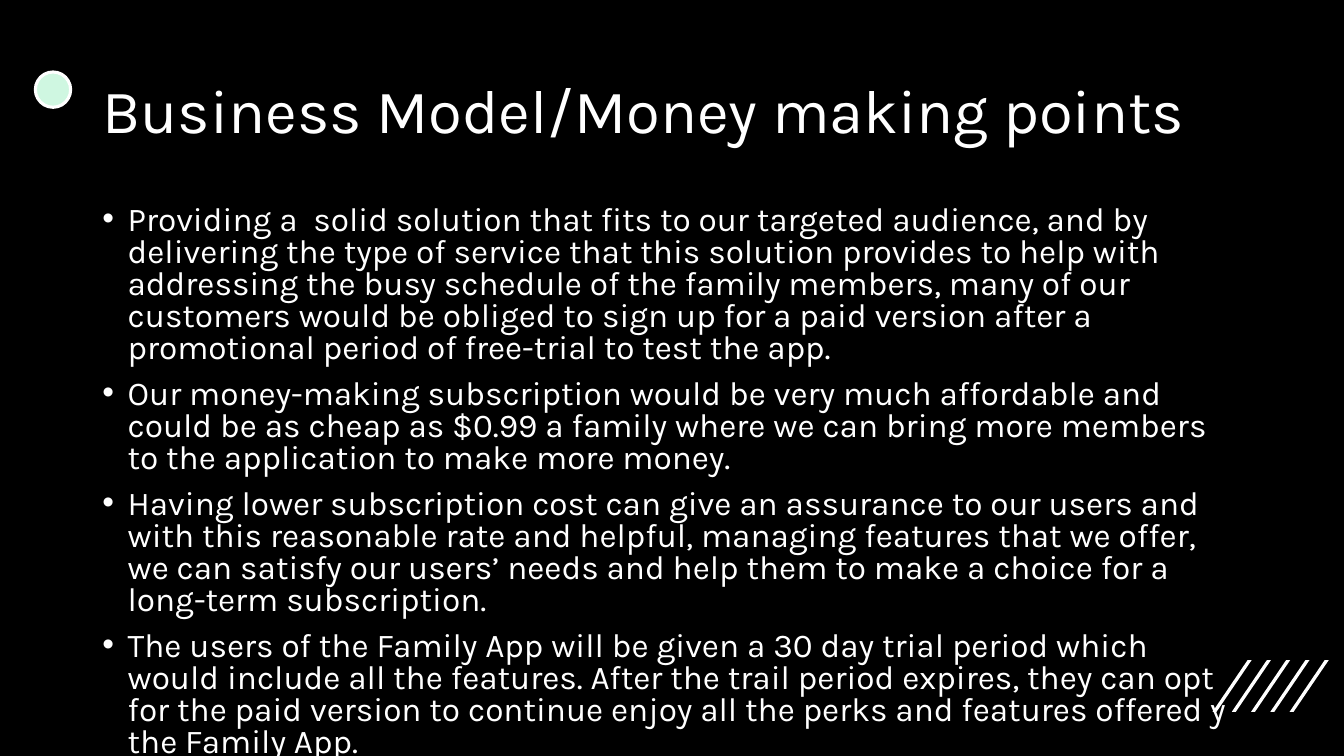
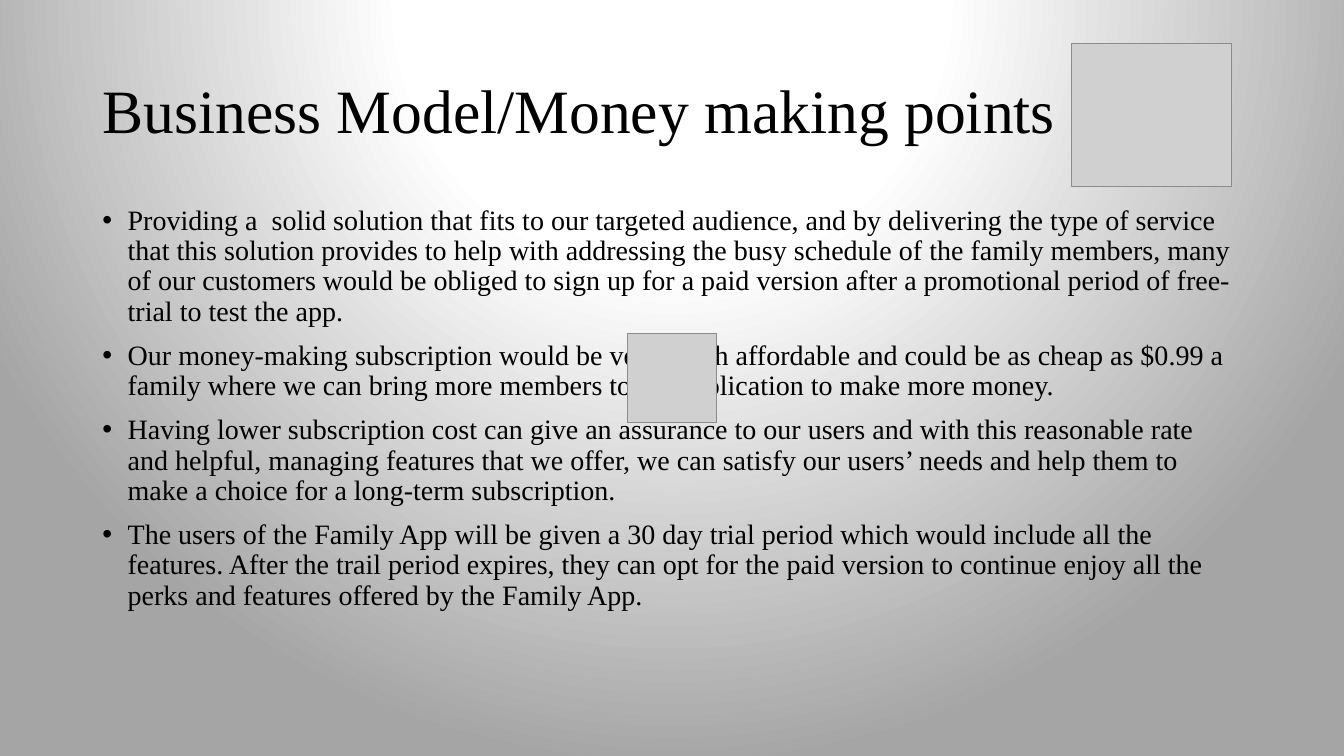
Before and after one commit to Khasaleh/family_app, a slide deck: slide 8 of Presentation1.pptx. Drawn at 1344x756 pixels with LibreOffice and Linux fonts; fonts in the diff are those of the drawing; grey boxes stand for pictures. Boxes give left, top, right and bottom in pixels: in the first picture for what was removed or moved away, otherwise in the second. Text is boxed around its words. In the diff, an @@ line names an element or a change of style, - is before the commit and + after.

```diff
--- a/Presentation1.pptx
+++ b/Presentation1.pptx
@@ background #000000 to gradient #FFFFFF to #A5A5A5 @@
@@ title "Business Model/Money making points" at [102,90,1054,144]: font Karla to Times New Roman, text colour #FFFFFF to #000000 @@
@@ picture added at [1072,43,1232,187] @@
@@ ellipse removed at [35,72,71,107] @@
@@ text at [128,210,1230,505]: size 23.8 to 20 pt, font Karla to Times New Roman, text colour #FFFFFF to #000000 in "Providing a solid solution that fits to ...", "Our money-making subscription would be very much ...", "Having lower subscription cost can give an ..."; line spacing 0.8 to 0.9 @@
@@ picture added at [627,334,717,423] @@
@@ text at [128,524,1202,610]: text changed; size 23.8 to 20 pt; font Karla to Times New Roman; text colour #FFFFFF to #000000 @@
-• The users of the Family App will be given a 30 day trial period which would include all the features. After the trail period expires, they can opt for the paid version to continue enjoy all the perks and features offered y the Family App.
+• The users of the Family App will be given a 30 day trial period which would include all the features. After the trail period expires, they can opt for the paid version to continue enjoy all the perks and features offered by the Family App.
@@ group removed at [1213,660,1329,712]: 5 freeform shapes @@
```
Also in this commit, not shown: 10 other slides changed, 1 slide added, 1 other file.
